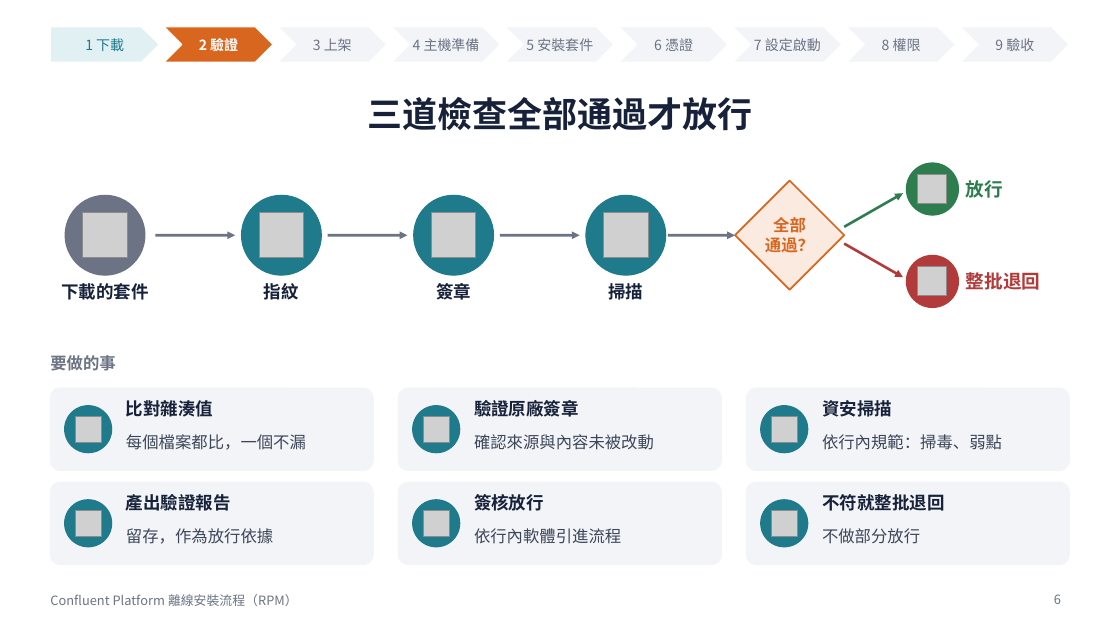
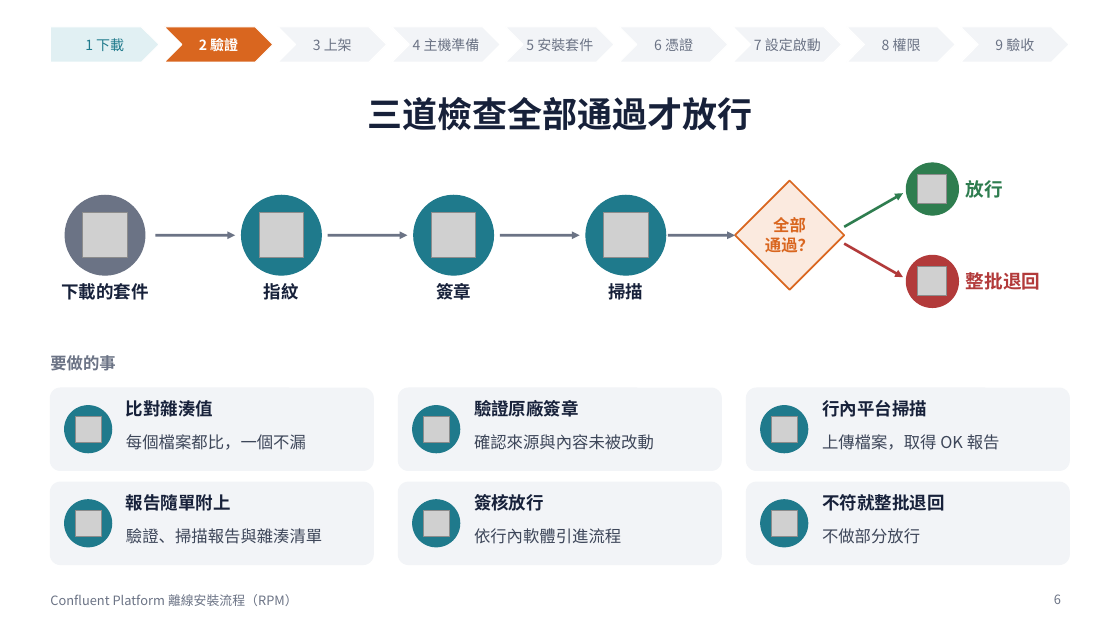
Before and after one commit to zxc81906119/kafka_install_ops, a slide deck: slide 6 of docs/Confluent-RPM安裝流程.pptx. Drawn at 1120x630 pixels with LibreOffice and Linux fonts; fonts in the diff are those of the drawing; grey boxes stand for pictures. Boxes give left, top, right and bottom in pixels: in the first picture for what was removed or moved away, otherwise in the second. Text is boxed around its words. In the diff, an @@ line names an element or a change of style, - is before the commit and + after.

```diff
--- a/docs/Confluent-RPM安裝流程.pptx
+++ b/docs/Confluent-RPM安裝流程.pptx
@@ text at (822, 400, 927, 417): text changed @@
-資安掃描
+行內平台掃描
@@ text at (822, 434, 1000, 450): text changed @@
-依行內規範：掃毒、弱點
+上傳檔案，取得 OK 報告
@@ text at (126, 494, 231, 511): text changed @@
-產出驗證報告
+報告隨單附上
@@ text at (126, 528, 322, 544): text changed @@
-留存，作為放行依據
+驗證、掃描報告與雜湊清單
```
Also in this commit, not shown: 7 other slides changed, 34 other files.
